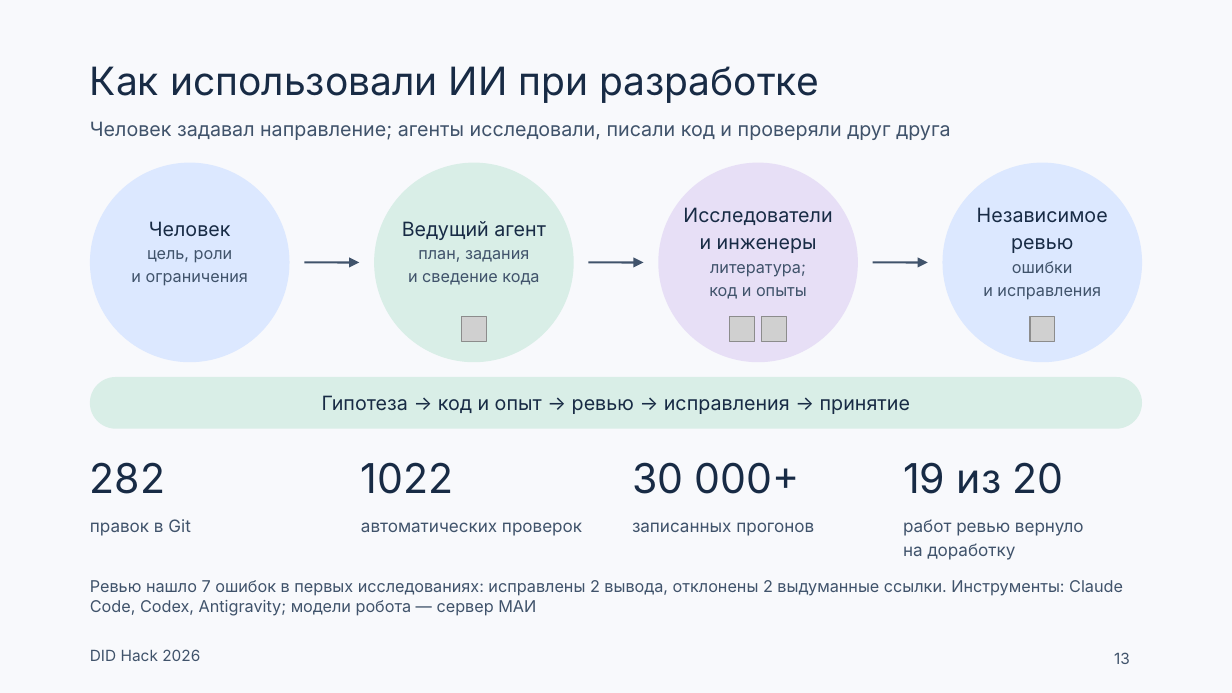
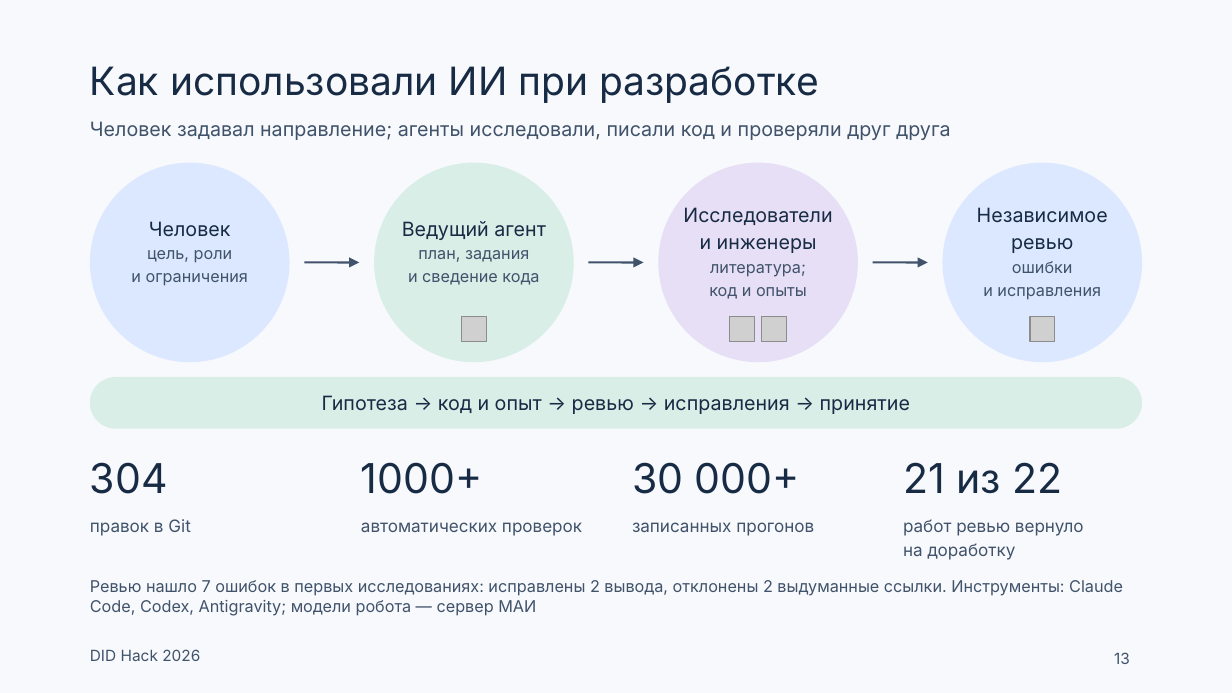
Before and after one commit to Mput13/did-hack, a slide deck: slide 13 of presentation/team/DID_v2.pptx. Drawn at 1232x693 pixels with LibreOffice and Linux fonts; fonts in the diff are those of the drawing; grey boxes stand for pictures. Boxes give left, top, right and bottom in pixels: in the first picture for what was removed or moved away, otherwise in the second. Text is boxed around its words. In the diff, an @@ line names an element or a change of style, - is before the commit and + after.

```diff
--- a/presentation/team/DID_v2.pptx
+++ b/presentation/team/DID_v2.pptx
@@ text at box(90, 462, 168, 494): text changed @@
-282
+304
@@ text at box(361, 462, 482, 494): text changed @@
-1022
+1000+
@@ text at box(903, 462, 1062, 494): text changed @@
-19 из 20
+21 из 22
```
Also in this commit, not shown: 14 other slides changed, 19 other files.
